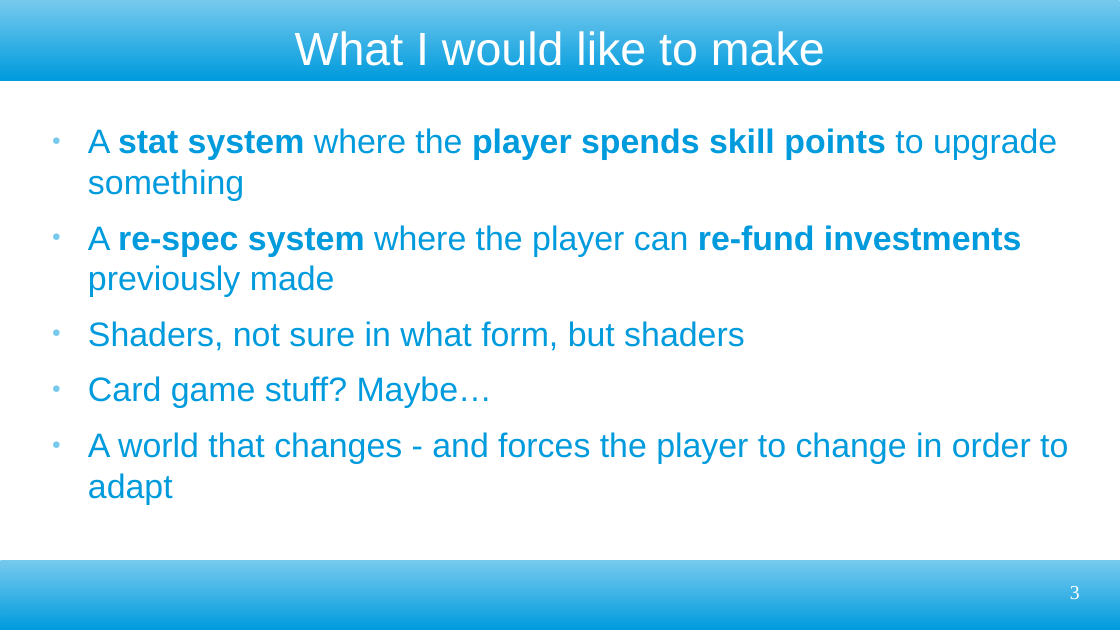
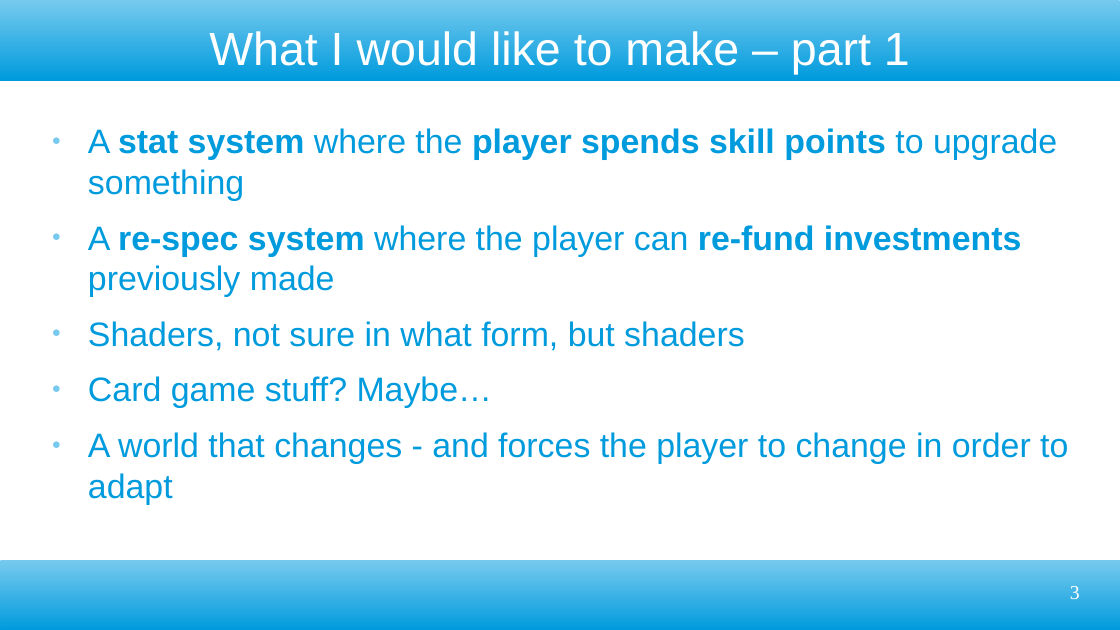
Before and after one commit to ktosox/GWJ77-Metamorphosis, a slide deck: slide 3 of GDD.odp. Drawn at 1120x630 pixels with LibreOffice and Linux fonts; fonts in the diff are those of the drawing. Boxes give left, top, right and bottom in pixels: in the first picture for what was removed or moved away, otherwise in the second. Text is boxed around its words. In the diff, an @@ line names an element or a change of style, - is before the commit and + after.

```diff
--- a/GDD.odp
+++ b/GDD.odp
@@ title at (x1=209, y1=31, x2=910, y2=74): text changed @@
-What I would like to make
+What I would like to make – part 1
```
Also in this commit, not shown: 1 other slide changed, 3 slides added.
